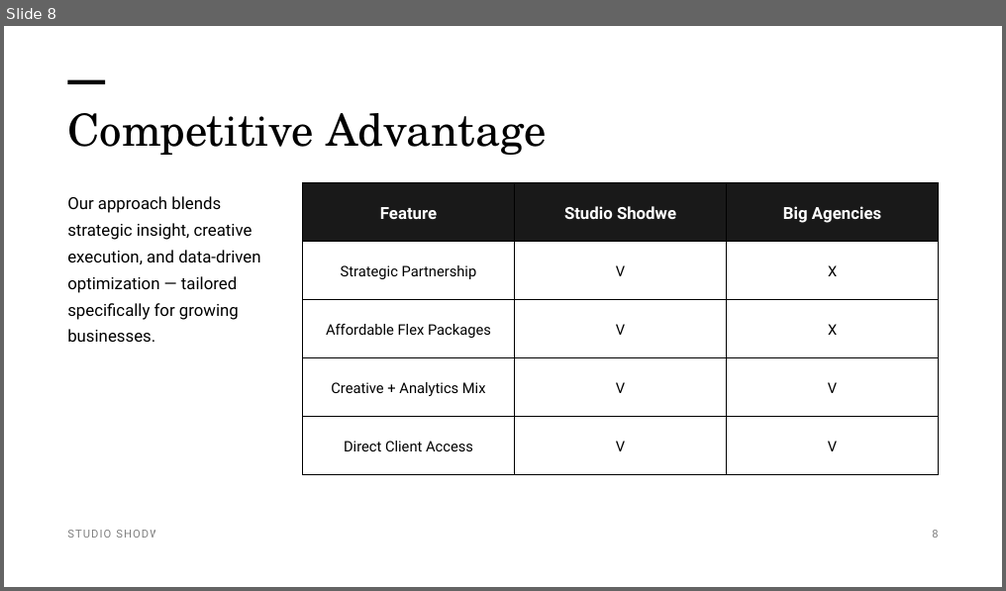
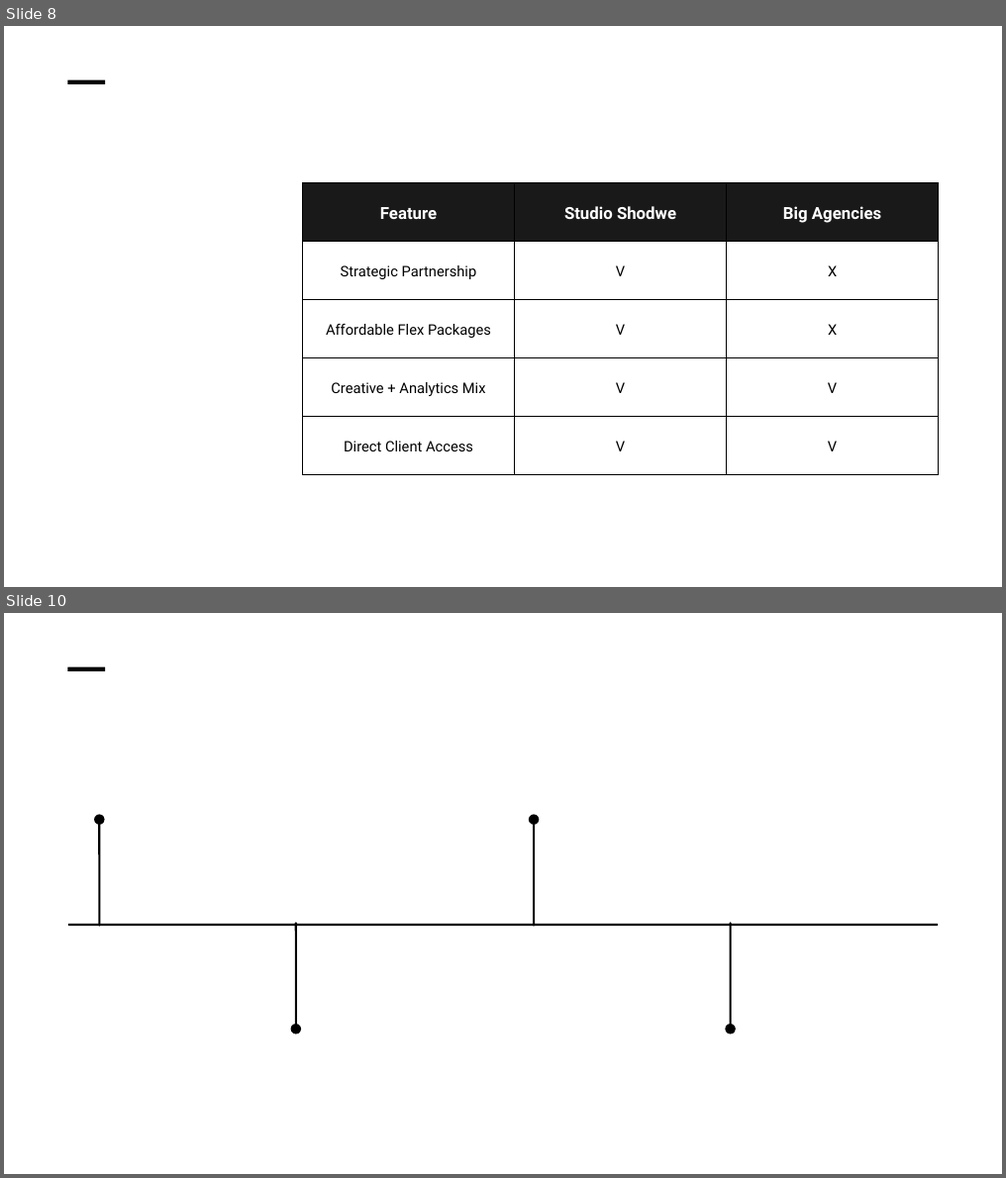
Before and after one commit to SharveshRamchandani/aieduthon, a slide deck: ai/src/ppt dataset/Black and White Simple Minimalist Pitch Deck Marketing Presentation.pptx. Shown one above the other, each under a label of ours: slide 8 before the commit, slides 8 and 10 after it; the slides between them are not shown. The pictures are 1006x591 and 1006x1178 pixels, drawn with LibreOffice and Linux fonts; fonts in the diff are those of the drawing; background and template pictures are left out. Boxes give left, top, right and bottom in pixels: in the first picture for what was removed or moved away, otherwise in the second. Text is boxed around its words. In the diff, an @@ line names an element or a change of style, - is before the commit and + after.

```diff
--- a/ai/src/ppt dataset/Black and White Simple Minimalist Pitch Deck Marketing Presentation.pptx
+++ b/ai/src/ppt dataset/Black and White Simple Minimalist Pitch Deck Marketing Presentation.pptx
@@ slide 10 added at bbox=[4, 613, 1002, 1174], background picture (left out) @@
@@ line added from (68, 668) to (105, 668), #000000 6 pt @@
@@ arrow added from (99, 926) to (99, 820), #000000 3 pt @@
@@ arrow added from (534, 926) to (534, 820), #000000 3 pt @@
@@ line added from (68, 925) to (938, 925), #000000 3 pt @@
@@ arrow added from (296, 923) to (296, 1029), #000000 3 pt @@
@@ arrow added from (731, 923) to (731, 1029), #000000 3 pt @@
@@ slide 8 changed as well @@
@@ text removed at bbox=[67, 113, 547, 155] @@
-Competitive Advantage
@@ text removed at bbox=[67, 196, 260, 342] @@
-Our approach blends strategic insight, creative execution, and data-driven optimization — tailored specifically for growing businesses.
@@ text removed at bbox=[67, 530, 166, 538] @@
-STUDIO SHODWE
@@ text removed at bbox=[932, 530, 938, 538] @@
-8
```
Also in this commit, not shown: 10 other slides added, 11 slides removed, 37 other files.
